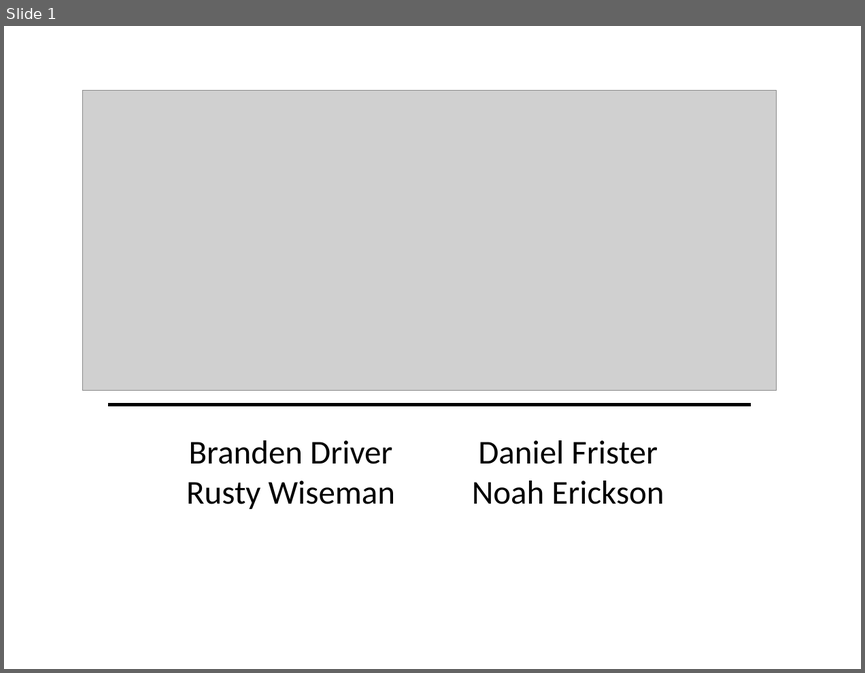
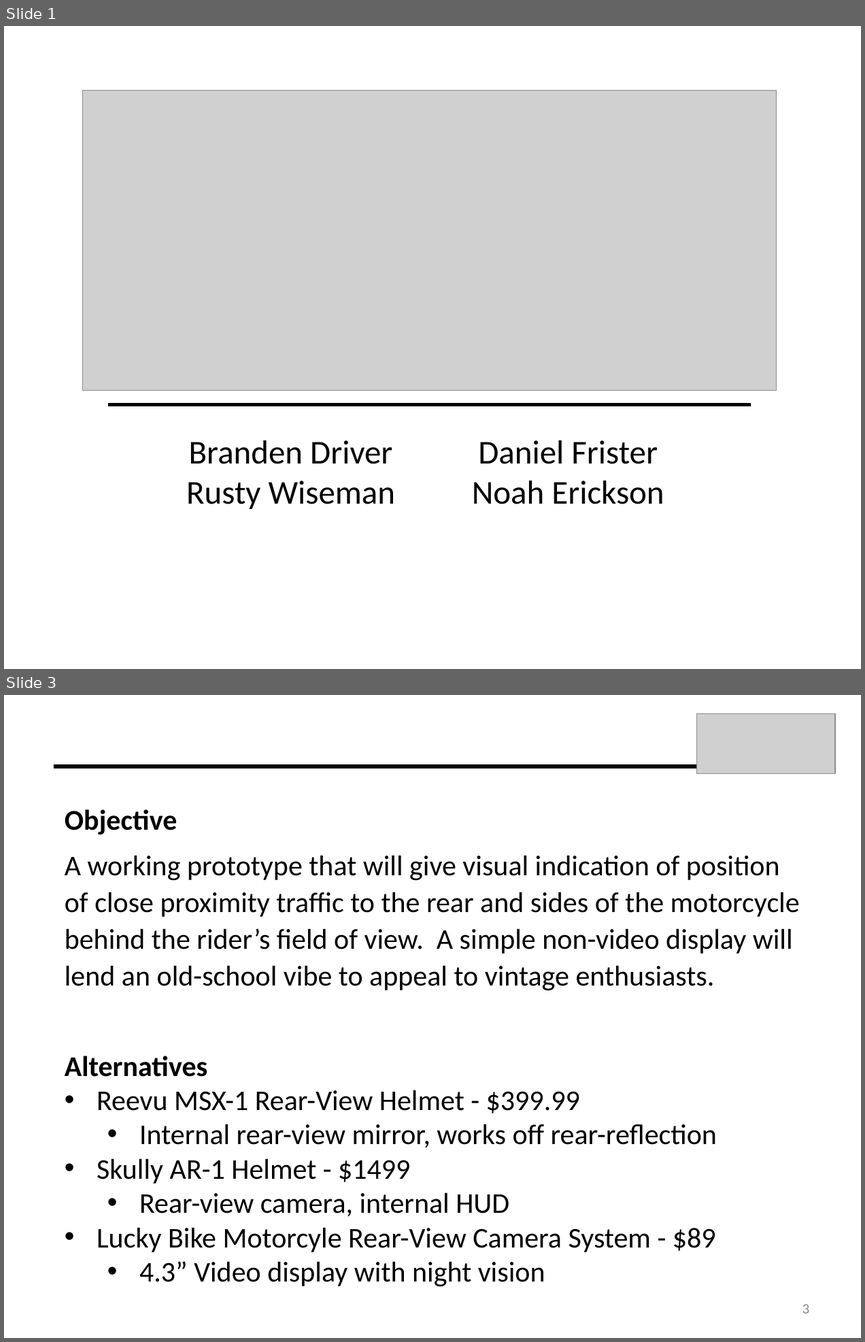
Before and after one commit to dfrister/Practicum2014, a slide deck: Presentation/T04_Presentation.pptx. Shown one above the other, each under a label of ours: slide 1 before the commit, slides 1 and 3 after it; the slides between them are not shown. The pictures are 865x673 and 865x1342 pixels, drawn with LibreOffice and Linux fonts; fonts in the diff are those of the drawing; grey boxes stand for pictures. Boxes give left, top, right and bottom in pixels: in the first picture for what was removed or moved away, otherwise in the second. Text is boxed around its words. In the diff, an @@ line names an element or a change of style, - is before the commit and + after.

Commit message:
Updated Prototype code for long range Began powerpoint

```diff
--- a/Presentation/T04_Presentation.pptx
+++ b/Presentation/T04_Presentation.pptx
@@ slide 3 added at (4,695,861,1338), background #FFFFFF @@
@@ picture added at (696,714,835,774) @@
@@ line added from (696, 766) to (54, 766), #000000 3 pt @@
@@ text added at (65,809,800,1287), 24 pt, text #000000 @@
+Objective
+A working prototype that will give visual indication of position of close proximity traffic to the rear and sides of the motorcycle behind the rider’s field of view. A simple non-video display will lend an old-school vibe to appeal to vintage enthusiasts.
+Alternatives
+• Reevu MSX-1 Rear-View Helmet - $399.99
+  • Internal rear-view mirror, works off rear-reflection
+• Skully AR-1 Helmet - $1499
+  • Rear-view camera, internal HUD
+• Lucky Bike Motorcyle Rear-View Camera System - $89
+  • 4.3” Video display with night vision
@@ page number added at (802,1304,810,1313), 12 pt, text #8C8C8C @@
+3
```
Also in this commit, not shown: 11 other slides added, 3 slides removed, 3 other files.
